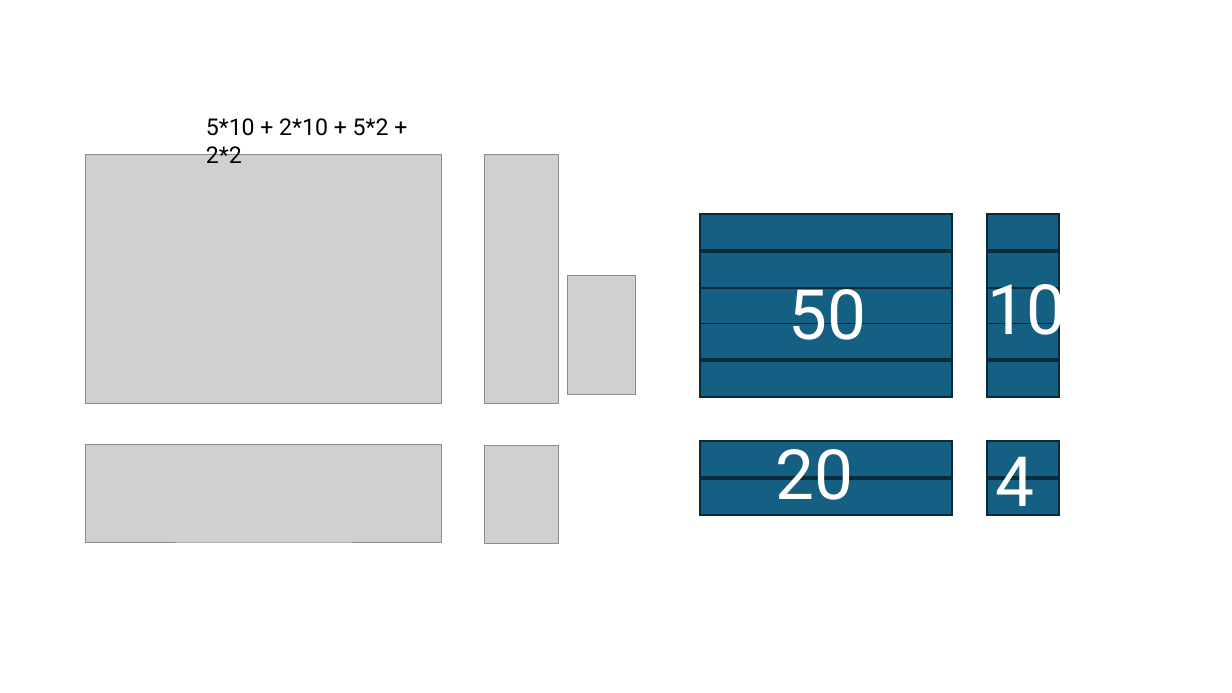
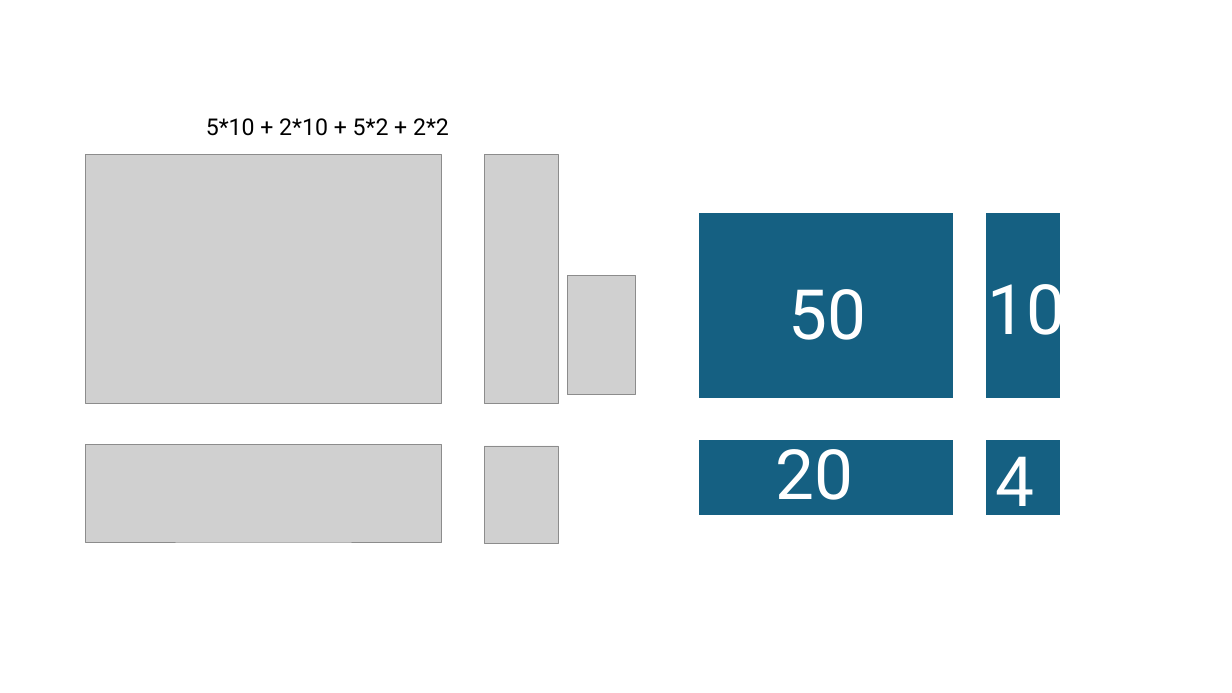
Before and after one commit to MismatchEta/divomath-VAMs, a slide deck: slide 9 of v4.0.0/Überlegungen_Rechteckfeld_250430.pptx. Drawn at 1232x693 pixels with LibreOffice and Linux fonts; fonts in the diff are those of the drawing; grey boxes stand for pictures. Boxes give left, top, right and bottom in pixels: in the first picture for what was removed or moved away, otherwise in the second. Text is boxed around its words. In the diff, an @@ line names an element or a change of style, - is before the commit and + after.

```diff
--- a/v4.0.0/Überlegungen_Rechteckfeld_250430.pptx
+++ b/v4.0.0/Überlegungen_Rechteckfeld_250430.pptx
@@ text "5*10 + 2*10 + 5*2 ..." rewrapped from (x1=206, y1=118, x2=389, y2=163) to (x1=206, y1=118, x2=449, y2=136) @@
@@ outline #092A39 1.5 pt to #156082 1.5 pt in 14 elements at (x1=700, y1=252, x2=952, y2=288), (x1=700, y1=287, x2=952, y2=323), (x1=700, y1=323, x2=952, y2=360), (x1=700, y1=361, x2=952, y2=397), (x1=700, y1=441, x2=952, y2=477), (x1=700, y1=479, x2=952, y2=515), (x1=987, y1=252, x2=1059, y2=288), (x1=987, y1=287, x2=1059, y2=323), (x1=987, y1=323, x2=1059, y2=360), (x1=987, y1=361, x2=1059, y2=397), (x1=987, y1=441, x2=1059, y2=477), (x1=987, y1=479, x2=1059, y2=515), (x1=700, y1=213, x2=952, y2=250), (x1=987, y1=213, x2=1059, y2=250) @@
@@ text "20" rewrapped from (x1=776, y1=436, x2=854, y2=515) to (x1=776, y1=436, x2=854, y2=500) @@
```
Also in this commit, not shown: 16 other slides changed, 16 other files.
